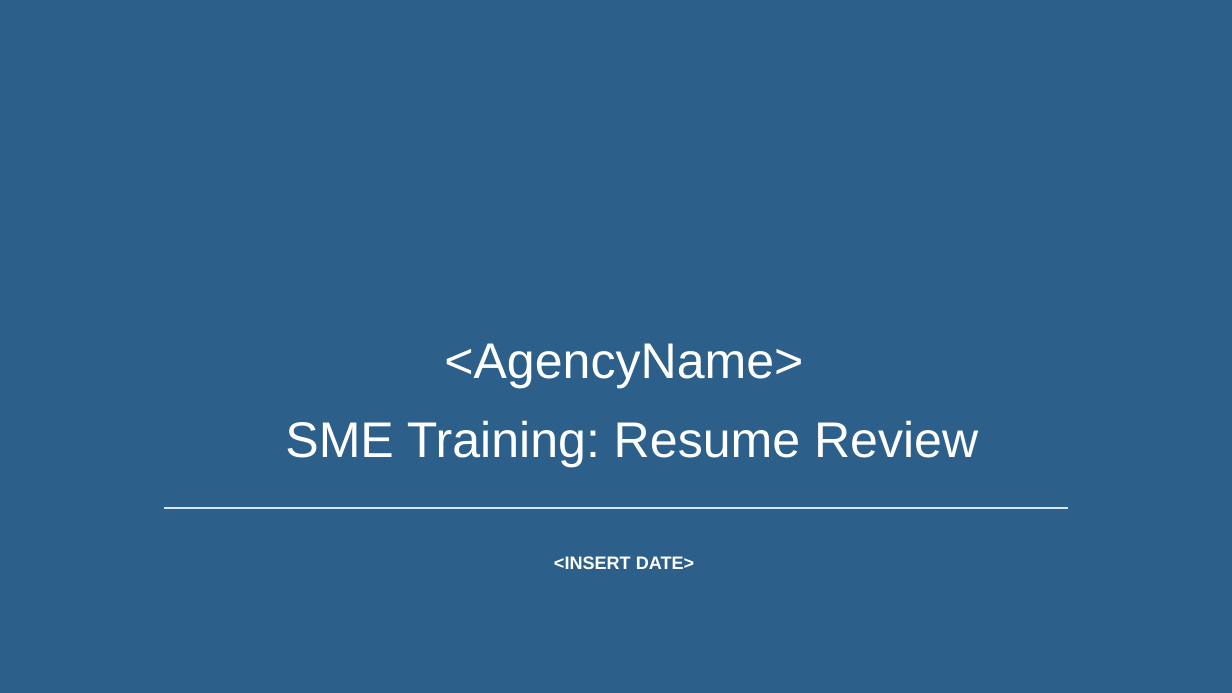
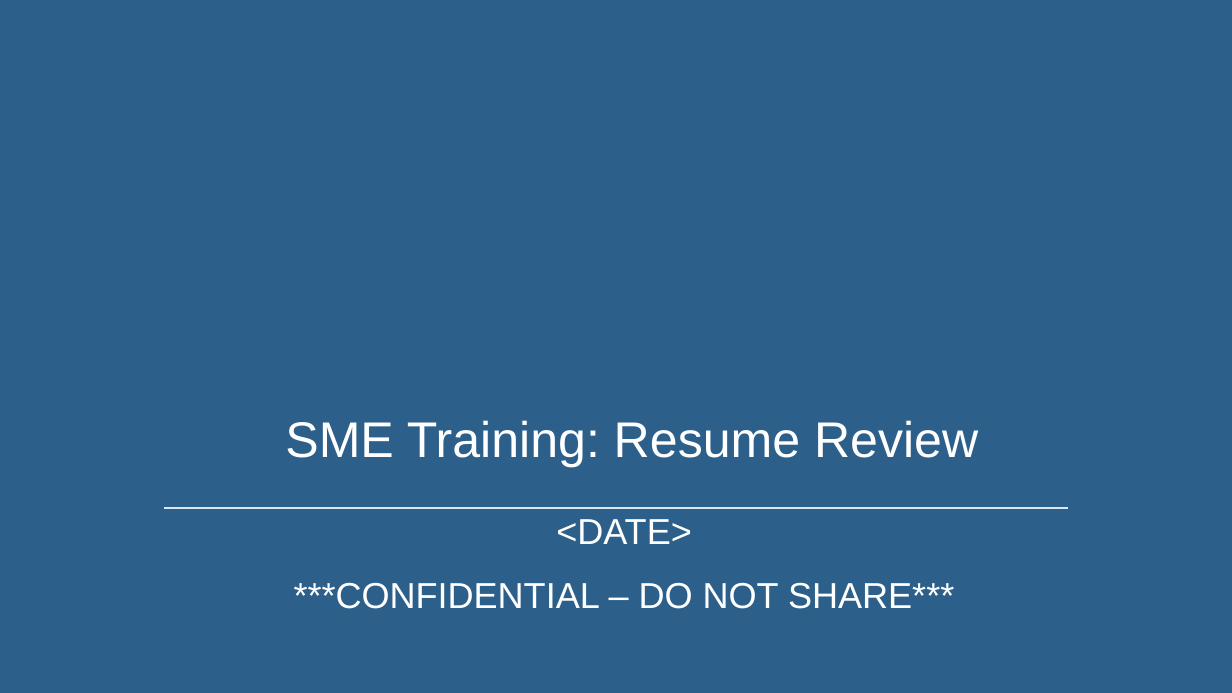
Before and after one commit to usds/SME-QA-Website, a slide deck: slide 2 of toolkit/reviewing-resumes/sme-training-resume-review.pptx (slide 1 before the commit). Drawn at 1232x693 pixels with LibreOffice and Linux fonts; fonts in the diff are those of the drawing. Boxes give left, top, right and bottom in pixels: in the first picture for what was removed or moved away, otherwise in the second. Text is boxed around its words. In the diff, an @@ line names an element or a change of style, - is before the commit and + after.

Commit message:
Update sme-training-resume-review.pptx
Update resume review template

```diff
--- a/toolkit/reviewing-resumes/sme-training-resume-review.pptx
+++ b/toolkit/reviewing-resumes/sme-training-resume-review.pptx
@@ text at (285,420,978,467): text changed @@
-<AgencyName>
-SME Training: Resume Review
+SME Training: Resume Review
@@ text at (294,519,954,609): text changed; size 20 to 40 pt; bold off @@
-<INSERT DATE>
+<DATE>
+***CONFIDENTIAL – DO NOT SHARE***
```
Also in this commit, not shown: 20 other slides changed, 10 slides added, 2 slides removed.
